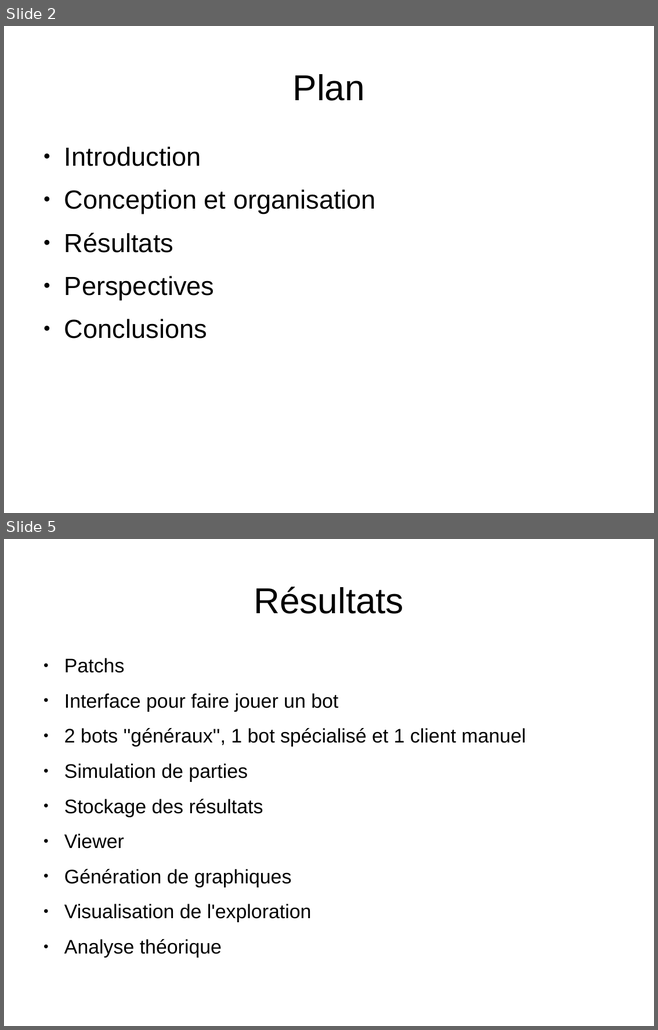
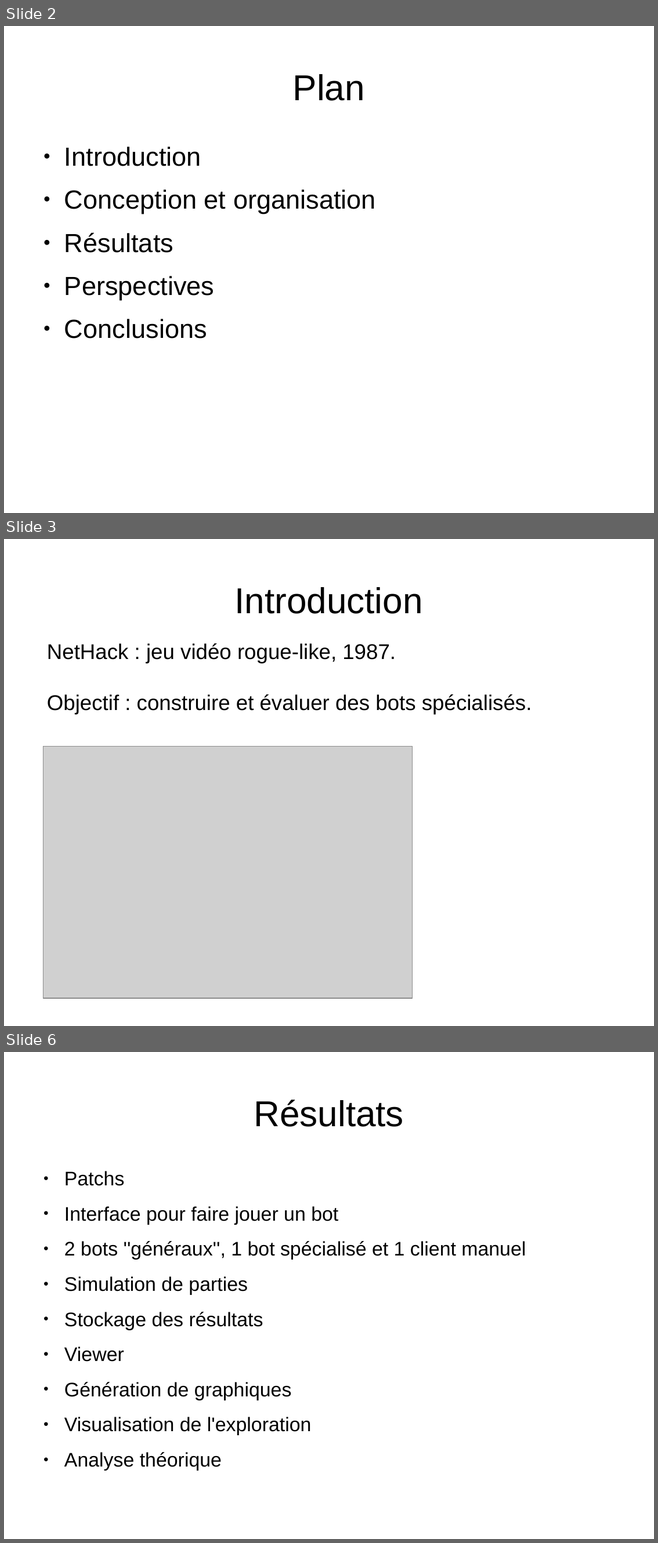
Before and after one commit to medrimonia/PFA-Nethack, a slide deck: papers/soutenance/soutenance.odp. Shown one above the other, each under a label of ours: slides 2 and 5 before the commit, slides 2, 3 and 6 after it; the slides between them are not shown. The pictures are 658x1030 and 658x1543 pixels, drawn with LibreOffice and Linux fonts; fonts in the diff are those of the drawing; grey boxes stand for pictures. Boxes give left, top, right and bottom in pixels: in the first picture for what was removed or moved away, otherwise in the second. Text is boxed around its words. In the diff, an @@ line names an element or a change of style, - is before the commit and + after.

```diff
--- a/papers/soutenance/soutenance.odp
+++ b/papers/soutenance/soutenance.odp
@@ slide 3 added at (x1=4, y1=539, x2=654, y2=1026), background #FFFFFF @@
@@ title added at (x1=235, y1=587, x2=423, y2=614), 44 pt, text #000000 @@
+Introduction
@@ text added at (x1=47, y1=643, x2=532, y2=714), 26 pt, text #000000 @@
+NetHack : jeu vidéo rogue-like, 1987.
+Objectif : construire et évaluer des bots spécialisés.
@@ picture added at (x1=43, y1=747, x2=412, y2=999) @@
@@ what was slide 5 is now slide 6 @@
```
Also in this commit, not shown: 5 slides changed, 3 other slides added, 3 slides removed.
